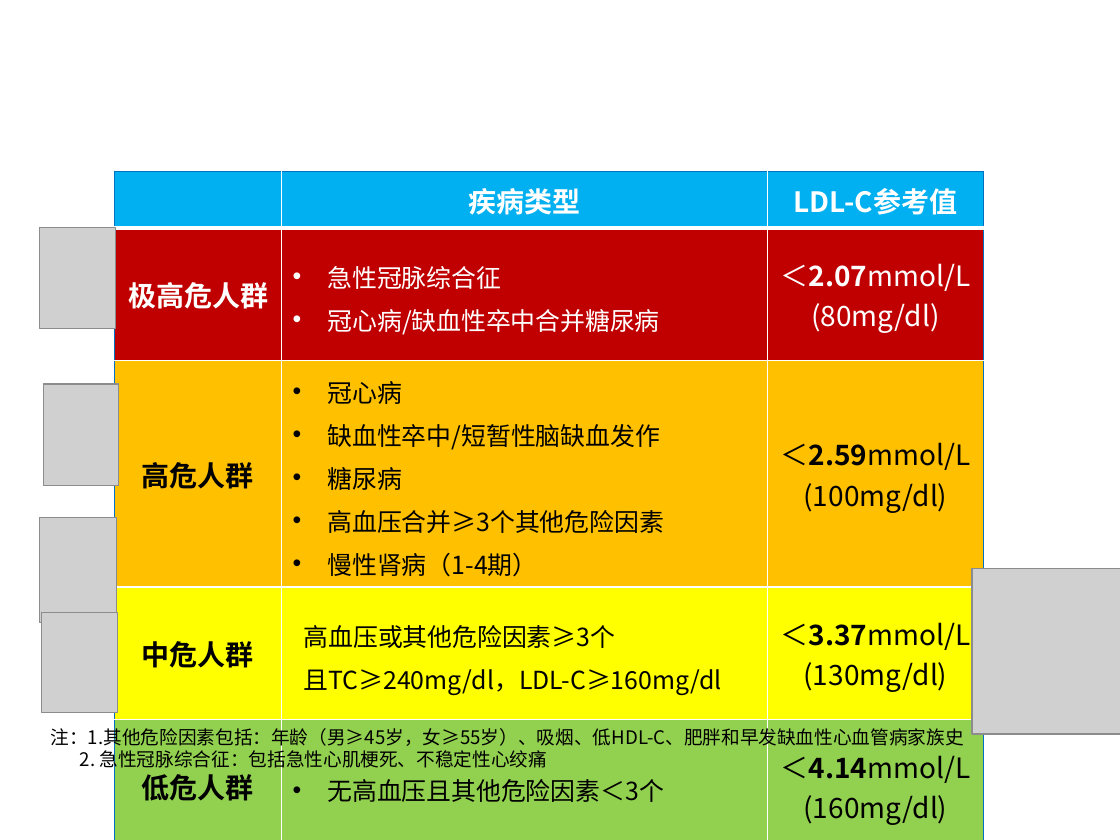
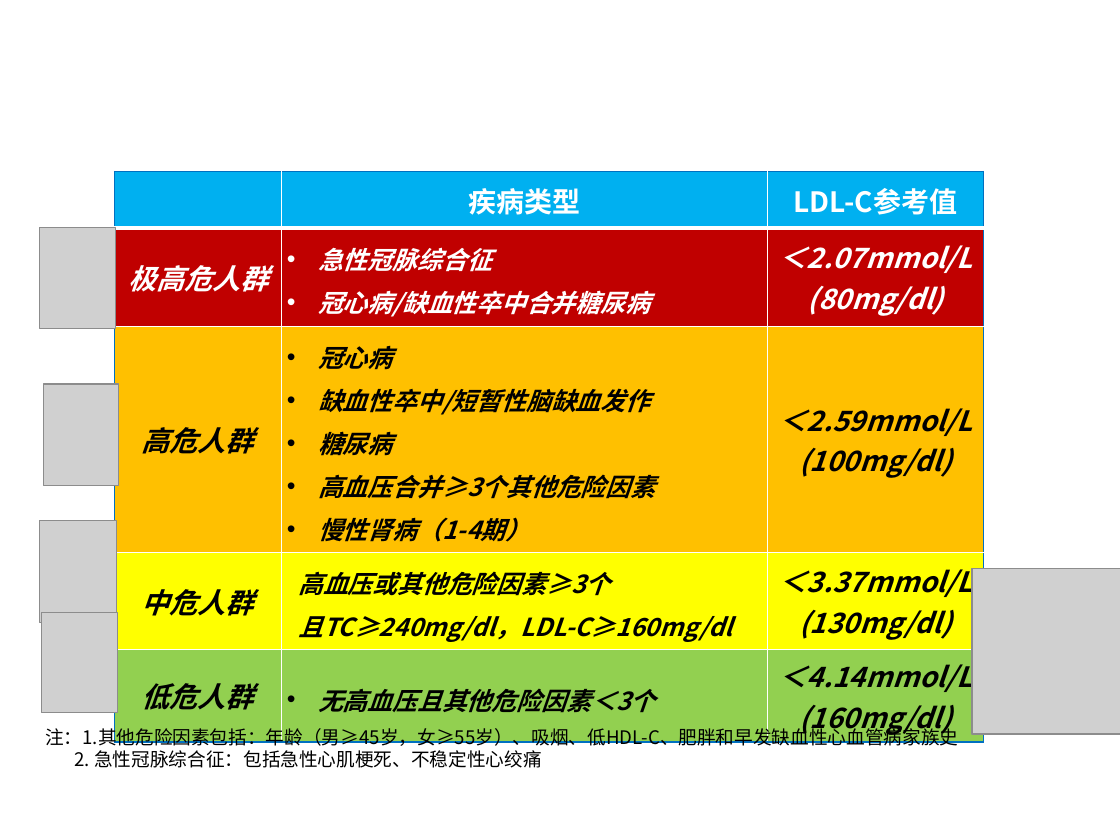
Before and after one commit to 25mi/Public-Share-Resoures, a slide deck: slide 17 of feedback/2.如何看懂血脂化验单.pptx. Drawn at 1120x840 pixels with LibreOffice and Linux fonts; fonts in the diff are those of the drawing; grey boxes stand for pictures; background and template pictures are left out. Boxes give left, top, right and bottom in pixels: in the first picture for what was removed or moved away, otherwise in the second. Text is boxed around its words. In the diff, an @@ line names an element or a change of style, - is before the commit and + after.

```diff
--- a/feedback/2.如何看懂血脂化验单.pptx
+++ b/feedback/2.如何看懂血脂化验单.pptx
@@ title "不同人群的血脂参考值" at (128,265,650,317): font Arial to Noto Sans CJK SC @@
@@ table at (114,171,983,740) @@
@@ italic on @@
@@ bold on in "急性冠脉综合征", "冠心病/缺血性卒中合并糖尿病", "＜2.07mmol/L", "(80mg/dl)" and 14 more places @@
@@ indent changed @@
@@ borders changed @@
@@ picture: place and size @@
-picture at (39,517,116,623)
+picture at (39,521,116,623)
@@ text "注：1.其他危险因素包括：年龄（男≥45岁，女≥55岁）、吸烟、低HDL-C、肥胖和早发缺血性心血管病家族史" rewrapped from (51,724,964,772) to (45,724,958,768) @@
```
Also in this commit, not shown: 20 other slides changed, 10 other files.
